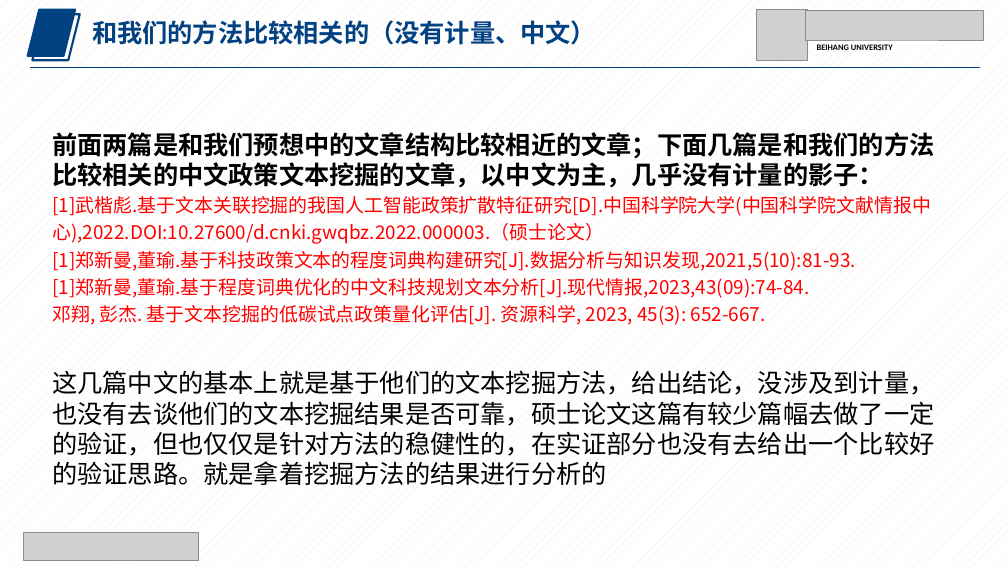
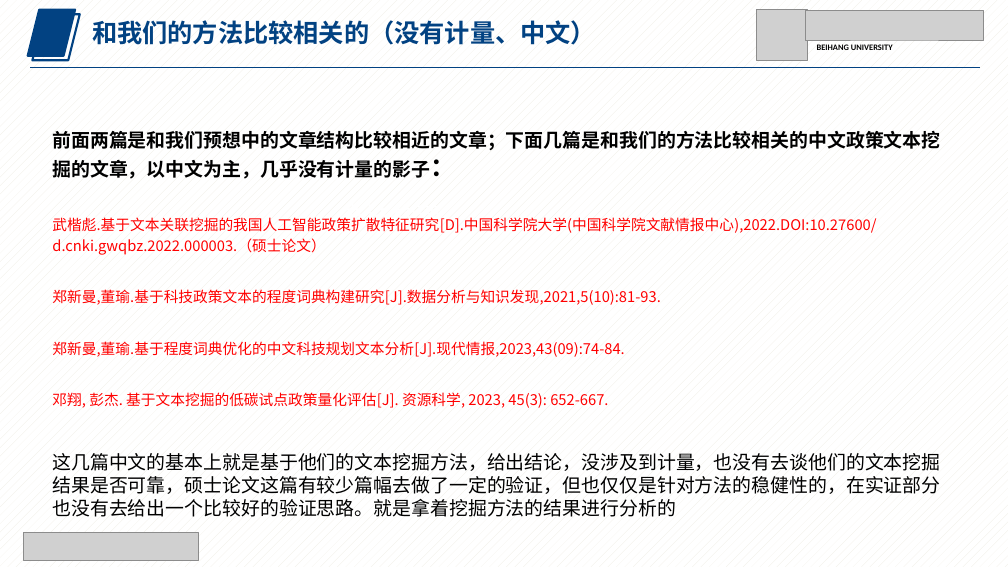
Before and after one commit to ccccchaoo/policy-diffusion, a slide deck: slide 6 of did测试/内容汇报1111.pptx. Drawn at 1008x567 pixels with LibreOffice and Linux fonts; fonts in the diff are those of the drawing; grey boxes stand for pictures. Boxes give left, top, right and bottom in pixels: in the first picture for what was removed or moved away, otherwise in the second. Text is boxed around its words. In the diff, an @@ line names an element or a change of style, - is before the commit and + after.

```diff
--- a/did测试/内容汇报1111.pptx
+++ b/did测试/内容汇报1111.pptx
@@ text at (x1=52, y1=131, x2=940, y2=517): size 24 to 18 pt in "前面两篇是和我们预想中的文章结构比较相近的文章；下面几篇是和我们的方法比较相关的中文政策文本挖掘的文章，以中文为主，几乎 ...", "这几篇中文的基本上就是基于他们的文本挖掘方法，给出结论，没涉及到计量，也没有去谈他们的文本挖掘结果是否可靠，硕士论文这篇 ..."; size 18 to 14 pt in "邓翔, 彭杰. 基于文本挖掘的低碳试点政策量化评估[J]. 资源科学, 2023, 45(3): 652-667." @@
@@ text at (x1=52, y1=217, x2=876, y2=357): text changed; size 18 to 14 pt @@
-[1]武楷彪.基于文本关联挖掘的我国人工智能政策扩散特征研究[D].中国科学院大学(中国科学院文献情报中心),2022.DOI:10.27600/d.cnki.gwqbz.2022.000003.（硕士论文）
-[1]郑新曼,董瑜.基于科技政策文本的程度词典构建研究[J].数据分析与知识发现,2021,5(10):81-93.
-[1]郑新曼,董瑜.基于程度词典优化的中文科技规划文本分析[J].现代情报,2023,43(09):74-84.
+武楷彪.基于文本关联挖掘的我国人工智能政策扩散特征研究[D].中国科学院大学(中国科学院文献情报中心),2022.DOI:10.27600/d.cnki.gwqbz.2022.000003.（硕士论文）
+郑新曼,董瑜.基于科技政策文本的程度词典构建研究[J].数据分析与知识发现,2021,5(10):81-93.
+郑新曼,董瑜.基于程度词典优化的中文科技规划文本分析[J].现代情报,2023,43(09):74-84.
```
Also in this commit, not shown: 10 other slides changed, 3 slides added.
